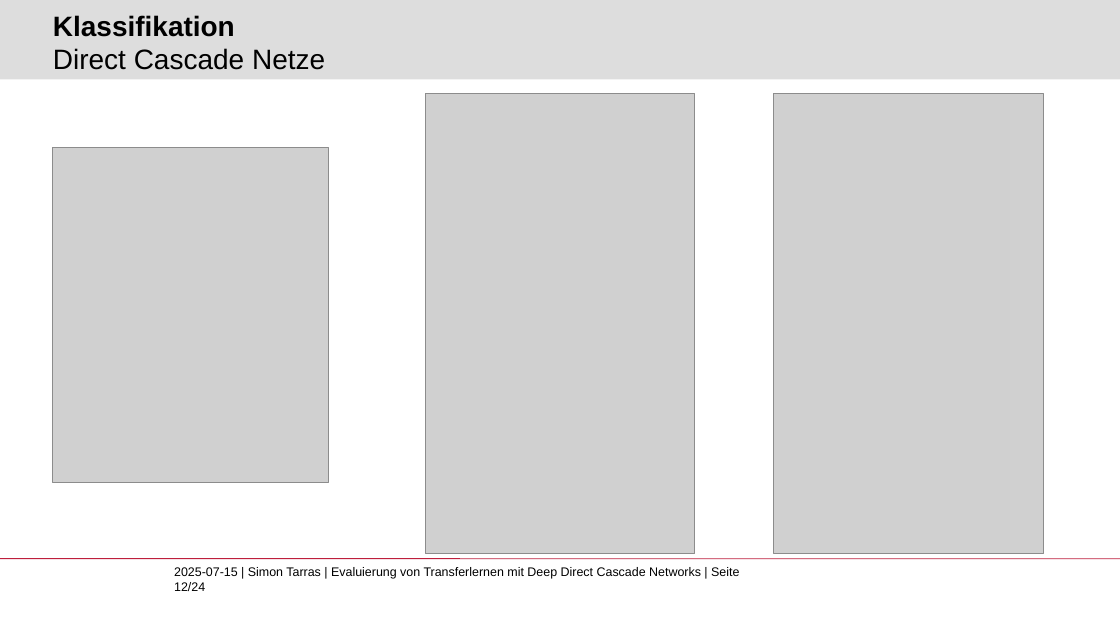
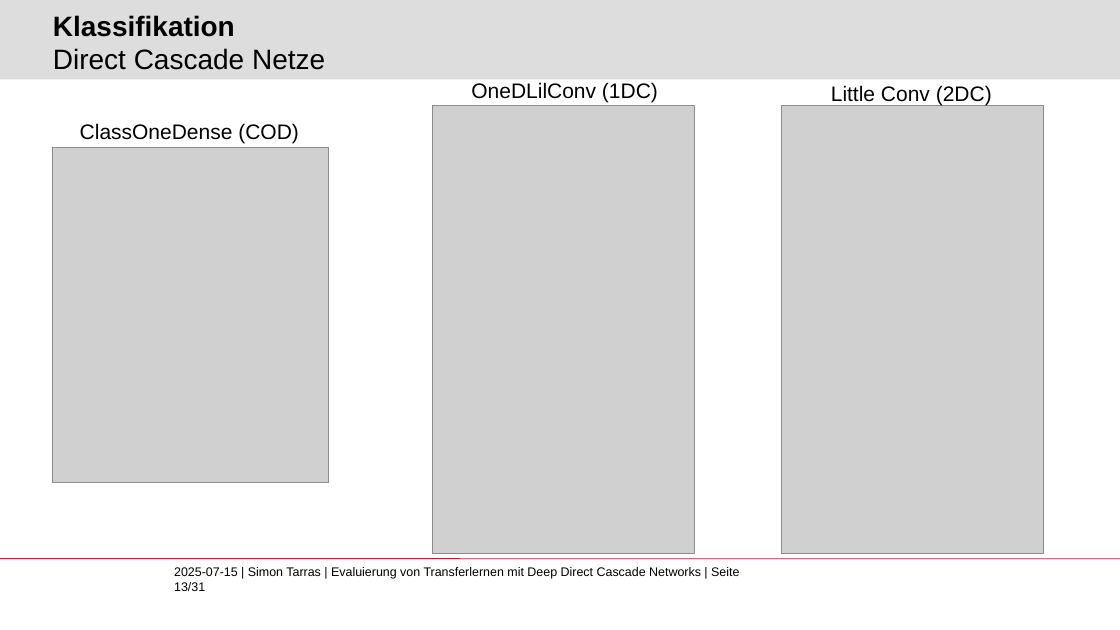
Before and after one commit to Lirras/BA_EvalTF_DDCN, a slide deck: slide 13 of BA_eval_TF.pptx (slide 12 before the commit). Drawn at 1120x630 pixels with LibreOffice and Linux fonts; fonts in the diff are those of the drawing; grey boxes stand for pictures; background and template pictures are left out. Boxes give left, top, right and bottom in pixels: in the first picture for what was removed or moved away, otherwise in the second. Text is boxed around its words. In the diff, an @@ line names an element or a change of style, - is before the commit and + after.

```diff
--- a/BA_eval_TF.pptx
+++ b/BA_eval_TF.pptx
@@ text added at [471, 82, 658, 103], 18 pt, text #000000 @@
+OneDLilConv (1DC)
@@ text added at [831, 85, 992, 105], 18 pt, text #000000 @@
+Little Conv (2DC)
@@ picture: place and size @@
-picture at [425, 93, 695, 555]
+picture at [433, 106, 695, 555]
@@ picture: place and size @@
-picture at [774, 93, 1044, 555]
+picture at [781, 106, 1044, 555]
@@ text added at [80, 123, 299, 143], 18 pt, text #000000 @@
+ClassOneDense (COD)
@@ text at [174, 567, 739, 591]: text changed @@
-2025-07-15 | Simon Tarras | Evaluierung von Transferlernen mit Deep Direct Cascade Networks | Seite 12/24
+2025-07-15 | Simon Tarras | Evaluierung von Transferlernen mit Deep Direct Cascade Networks | Seite 13/31
```
Also in this commit, not shown: 15 other slides changed, 12 slides added, 4 slides removed.
